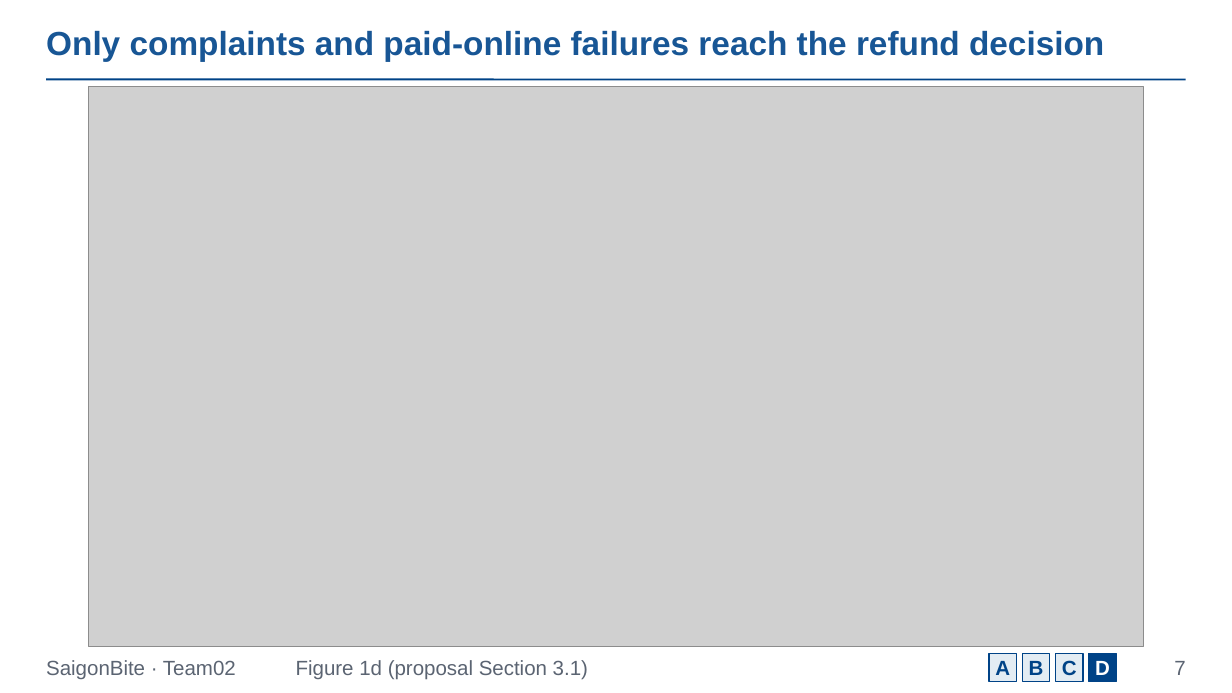
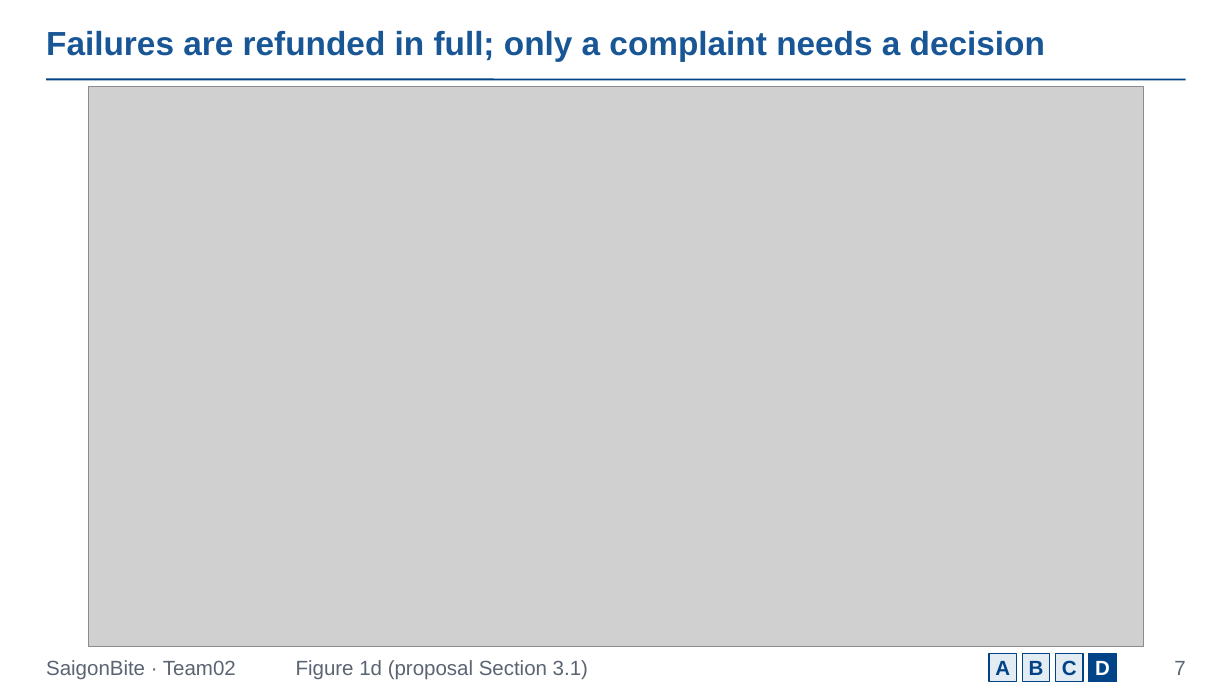
Before and after one commit to Dat071104/SaigonBite, a slide deck: slide 7 of docs/part1/Team02_Proposal_Slides_for_SaigonBite.pptx. Drawn at 1232x693 pixels with LibreOffice and Linux fonts; fonts in the diff are those of the drawing; grey boxes stand for pictures. Boxes give left, top, right and bottom in pixels: in the first picture for what was removed or moved away, otherwise in the second. Text is boxed around its words. In the diff, an @@ line names an element or a change of style, - is before the commit and + after.

```diff
--- a/docs/part1/Team02_Proposal_Slides_for_SaigonBite.pptx
+++ b/docs/part1/Team02_Proposal_Slides_for_SaigonBite.pptx
@@ title at (46, 31, 1045, 62): text changed @@
-Only complaints and paid-online failures reach the refund decision
+Failures are refunded in full; only a complaint needs a decision
```
Also in this commit, not shown: 11 other slides changed, 1 slide added, 1 slide removed, 9 other files.
